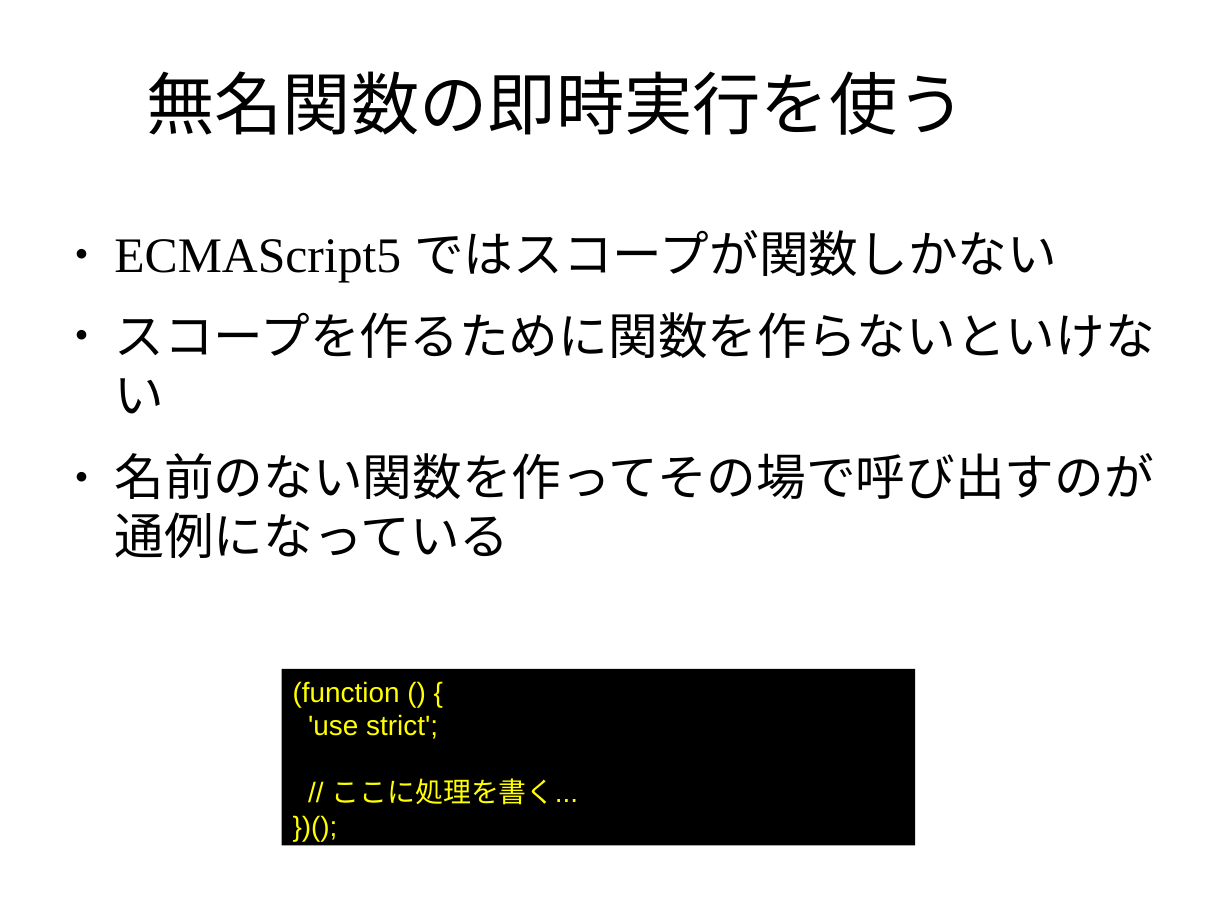
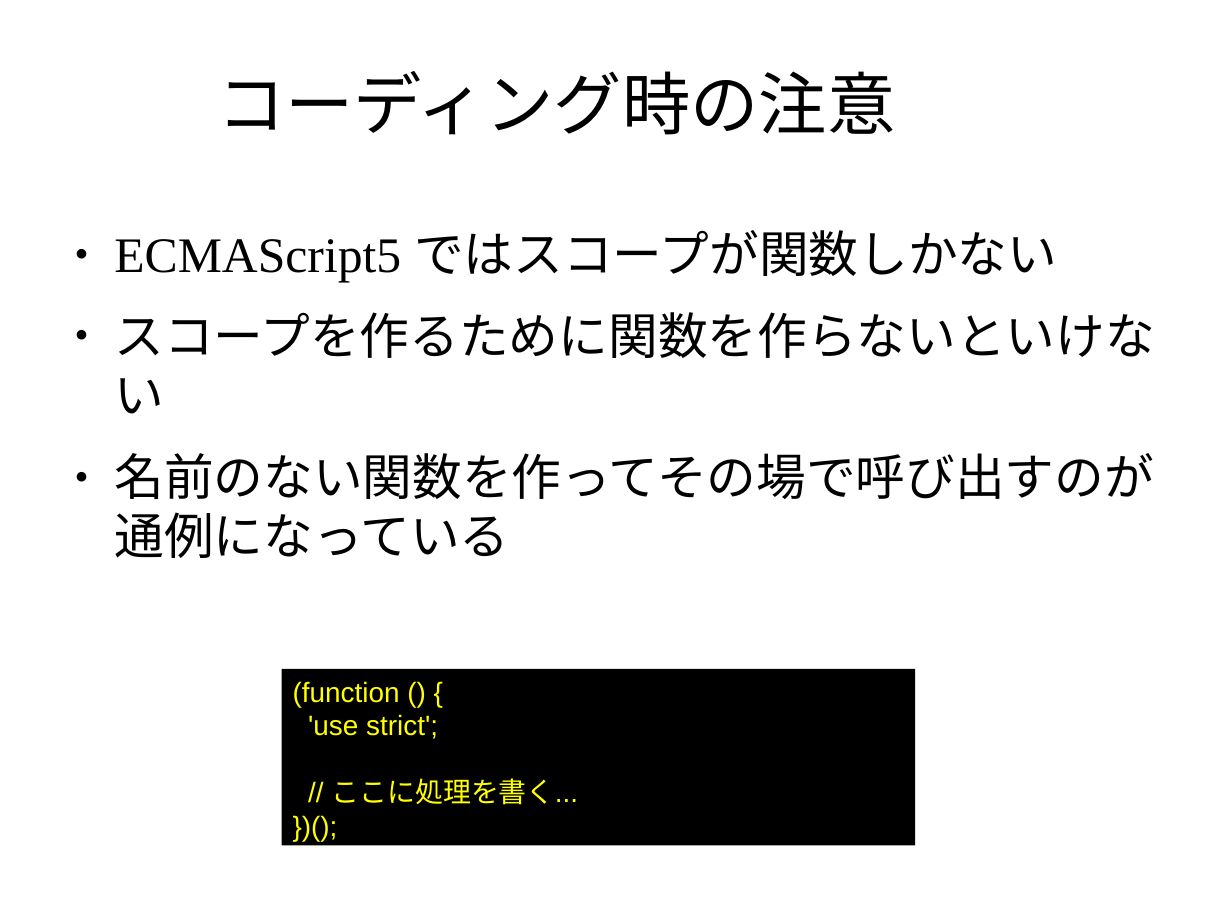
Before and after one commit to masakura/slides, a slide deck: slide 29 of html5jk#1/slide2.odp (slide 27 before the commit). Drawn at 1232x924 pixels with LibreOffice and Linux fonts; fonts in the diff are those of the drawing; background and template pictures are left out. Boxes give left, top, right and bottom in pixels: in the first picture for what was removed or moved away, otherwise in the second. Text is boxed around its words. In the diff, an @@ line names an element or a change of style, - is before the commit and + after.

```diff
--- a/html5jk#1/slide2.odp
+++ b/html5jk#1/slide2.odp
@@ title at (217,71,895,135): text changed @@
-無名関数の即時実行を使う
+コーディング時の注意
```
Also in this commit, not shown: 9 other slides changed, 5 slides added.
